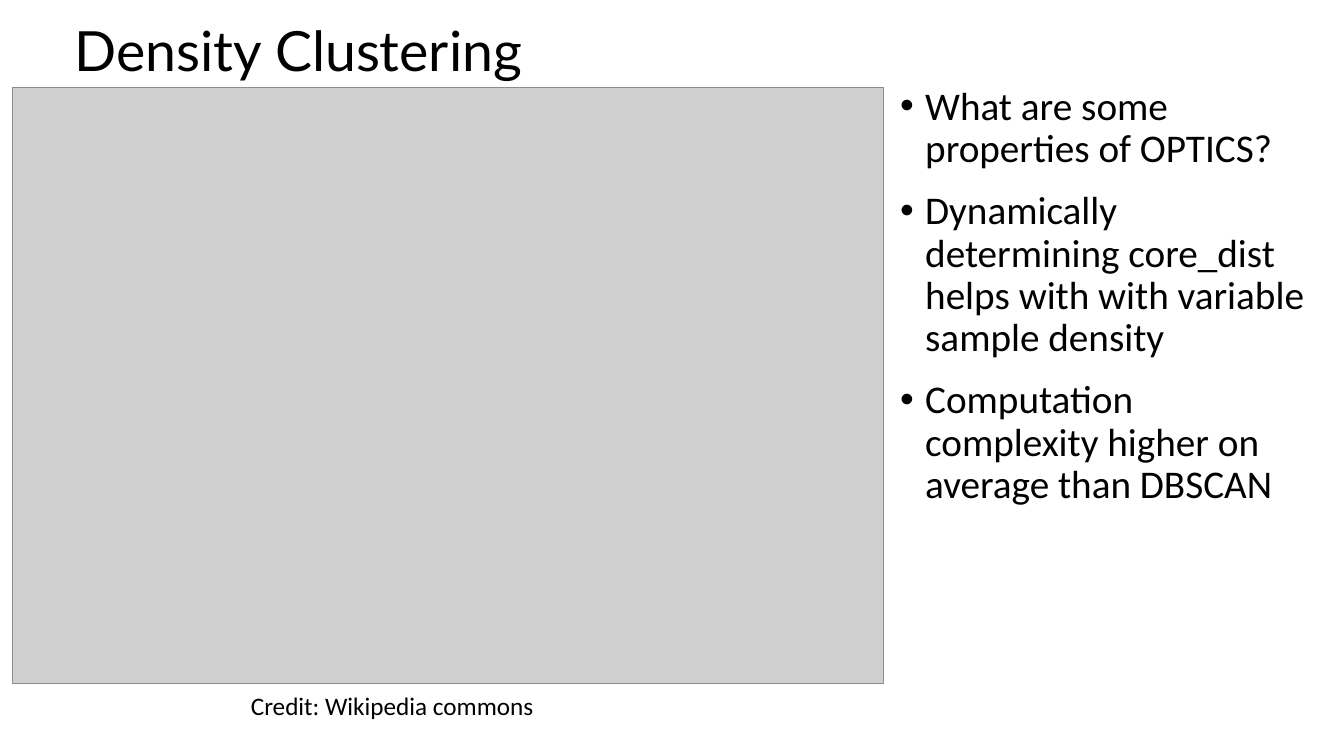
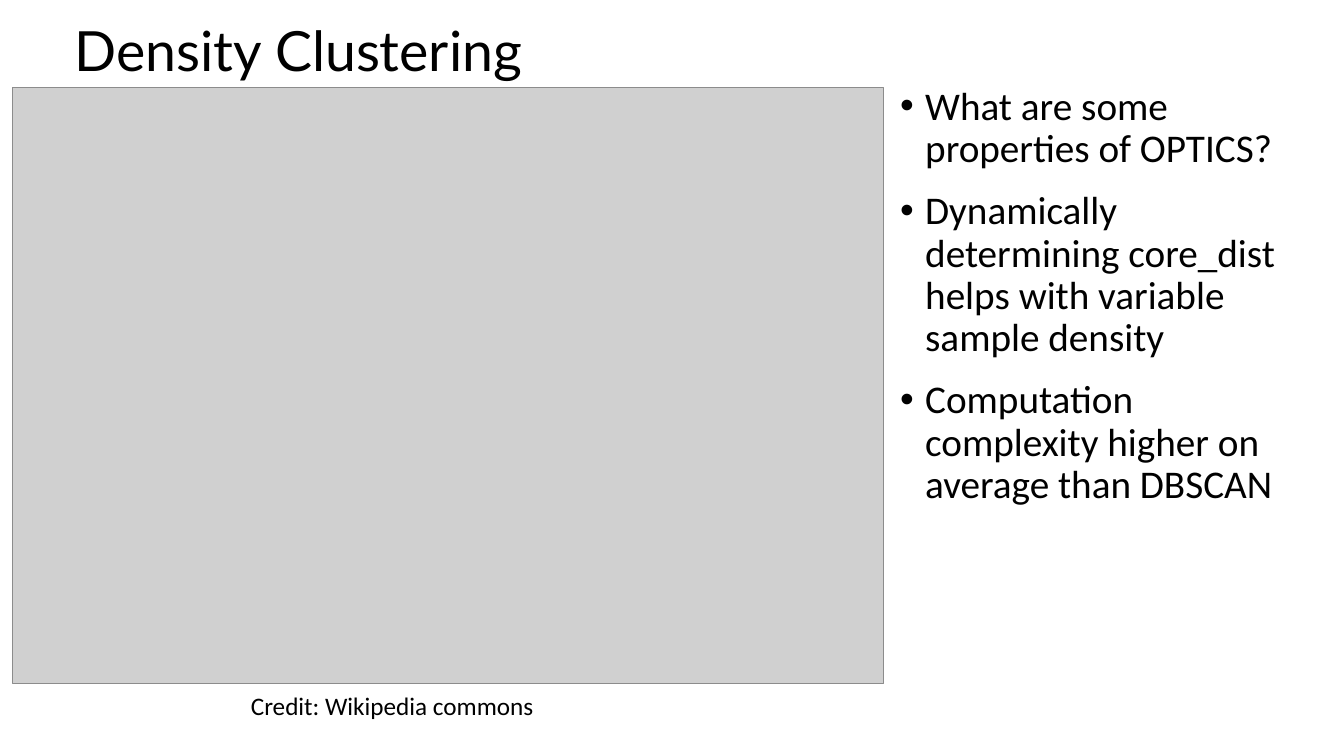
Before and after one commit to StephenElston/CSCI-E-108, a slide deck: slide 70 of slides/6_IntroductionToClustering.pptx (slide 61 before the commit). Drawn at 1344x756 pixels with LibreOffice and Linux fonts; fonts in the diff are those of the drawing; grey boxes stand for pictures. Boxes give left, top, right and bottom in pixels: in the first picture for what was removed or moved away, otherwise in the second. Text is boxed around its words. In the diff, an @@ line names an element or a change of style, - is before the commit and + after.

```diff
--- a/slides/6_IntroductionToClustering.pptx
+++ b/slides/6_IntroductionToClustering.pptx
@@ text at [925,196,1274,358]: text changed @@
-• Dynamically determining core_dist helps with with variable sample density
+• Dynamically determining core_dist helps with variable sample density
```
Also in this commit, not shown: 9 other slides changed, 9 slides added.
